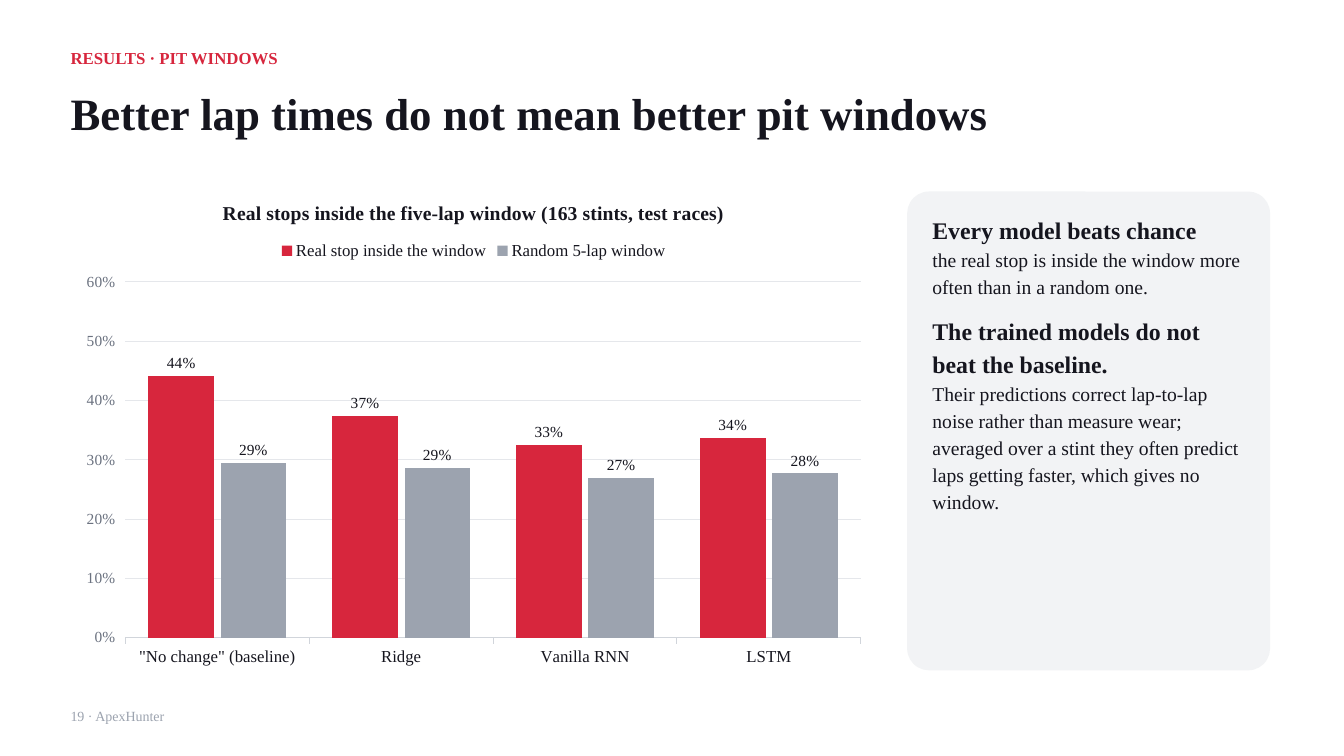
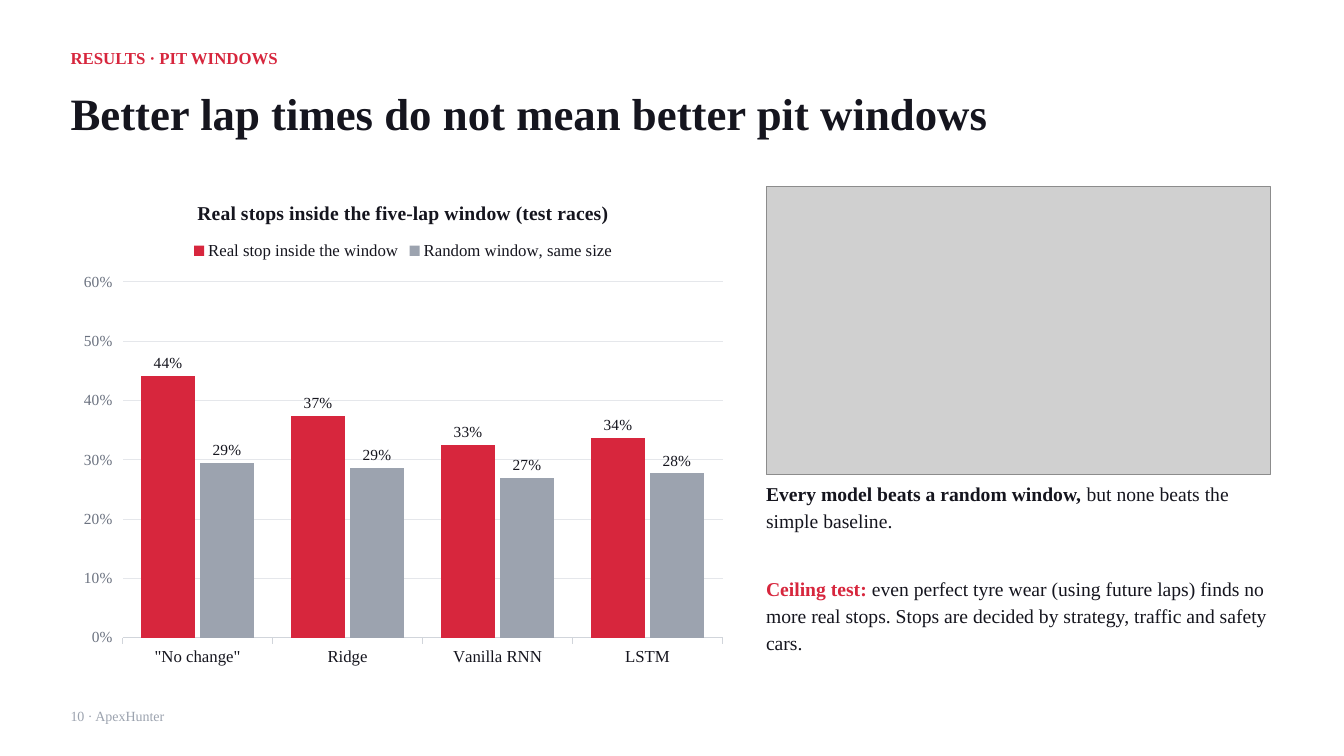
Before and after one commit to ParinShah2312/ApexHunter, a slide deck: slide 10 of docs/submission/ApexHunter_Presentation.pptx (slide 19 before the commit). Drawn at 1344x756 pixels with LibreOffice and Linux fonts; fonts in the diff are those of the drawing; grey boxes stand for pictures. Boxes give left, top, right and bottom in pixels: in the first picture for what was removed or moved away, otherwise in the second. Text is boxed around its words. In the diff, an @@ line names an element or a change of style, - is before the commit and + after.

```diff
--- a/docs/submission/ApexHunter_Presentation.pptx
+++ b/docs/submission/ApexHunter_Presentation.pptx
@@ column chart at (71,181,736,676) @@
@@ title "Real stops inside the five-lap window (163 stints, test races)" to "Real stops inside the five-lap window (test races)" @@
-categories: "No change" (baseline), Ridge, Vanilla RNN, LSTM
+categories: "No change", Ridge, Vanilla RNN, LSTM
-Random 5-lap window: 29, 29, 27, 28
+Random window, same size: 29, 29, 27, 28
@@ column chart: place and size @@
-column chart at (71,181,877,676)
+column chart at (71,181,736,676)
@@ picture added at (766,187,1270,475) @@
@@ rounded rectangle removed at (907,192,1270,670) @@
@@ text at (766,487,1267,651): text changed @@
-Every model beats chance
-the real stop is inside the window more often than in a random one.
-The trained models do not beat the baseline.
-Their predictions correct lap-to-lap noise rather than measure wear; averaged over a stint they often predict laps getting faster, which gives no window.
+Every model beats a random window, but none beats the simple baseline.
+Ceiling test: even perfect tyre wear (using future laps) finds no more real stops. Stops are decided by strategy, traffic and safety cars.
```
Also in this commit, not shown: 9 other slides changed, 2 slides added, 14 slides removed, 2 other files.
